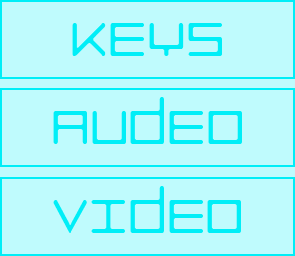
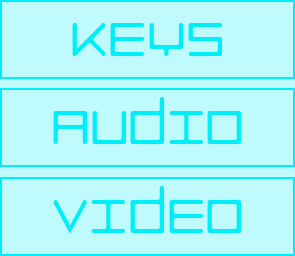
Layered file, before and after one edit (295 × 256). Changes by layer:
renamed "Layer 1 copy" to "Layer 3", painted on it over (x1=53, y1=97, x2=242, y2=144)
